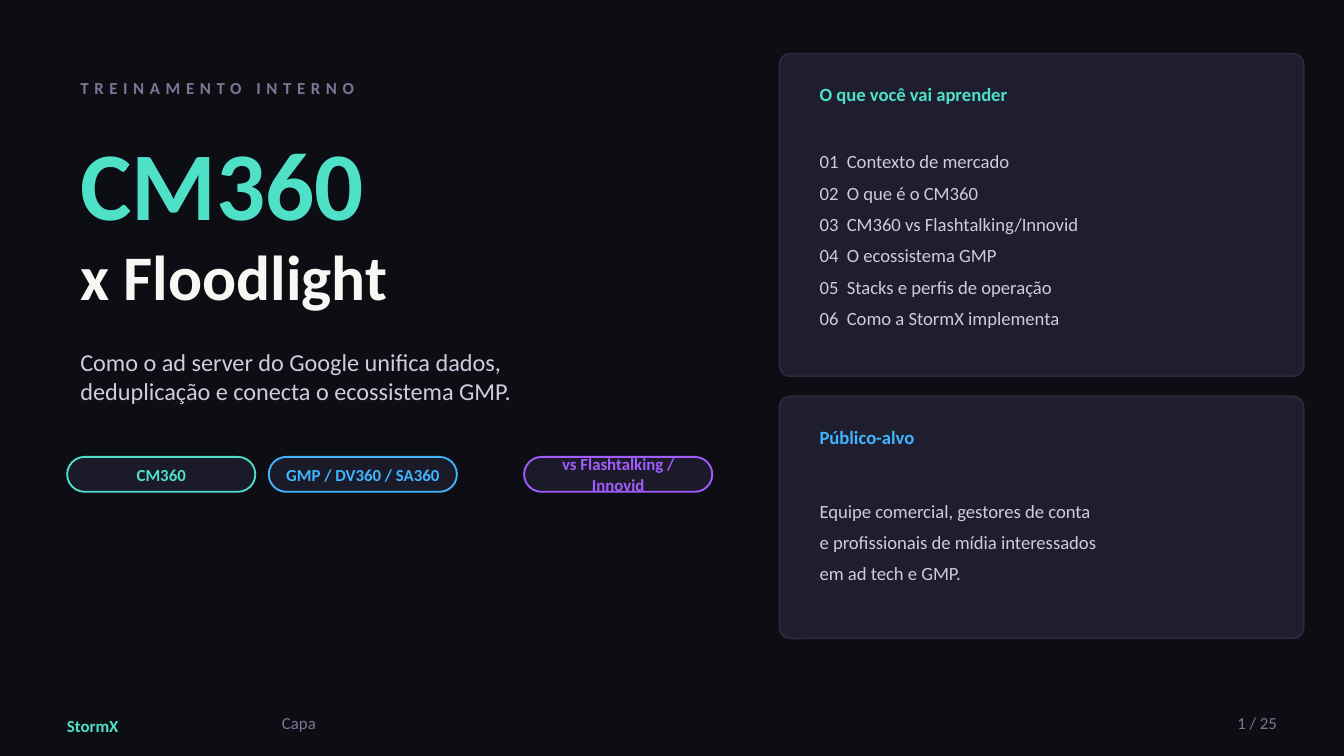
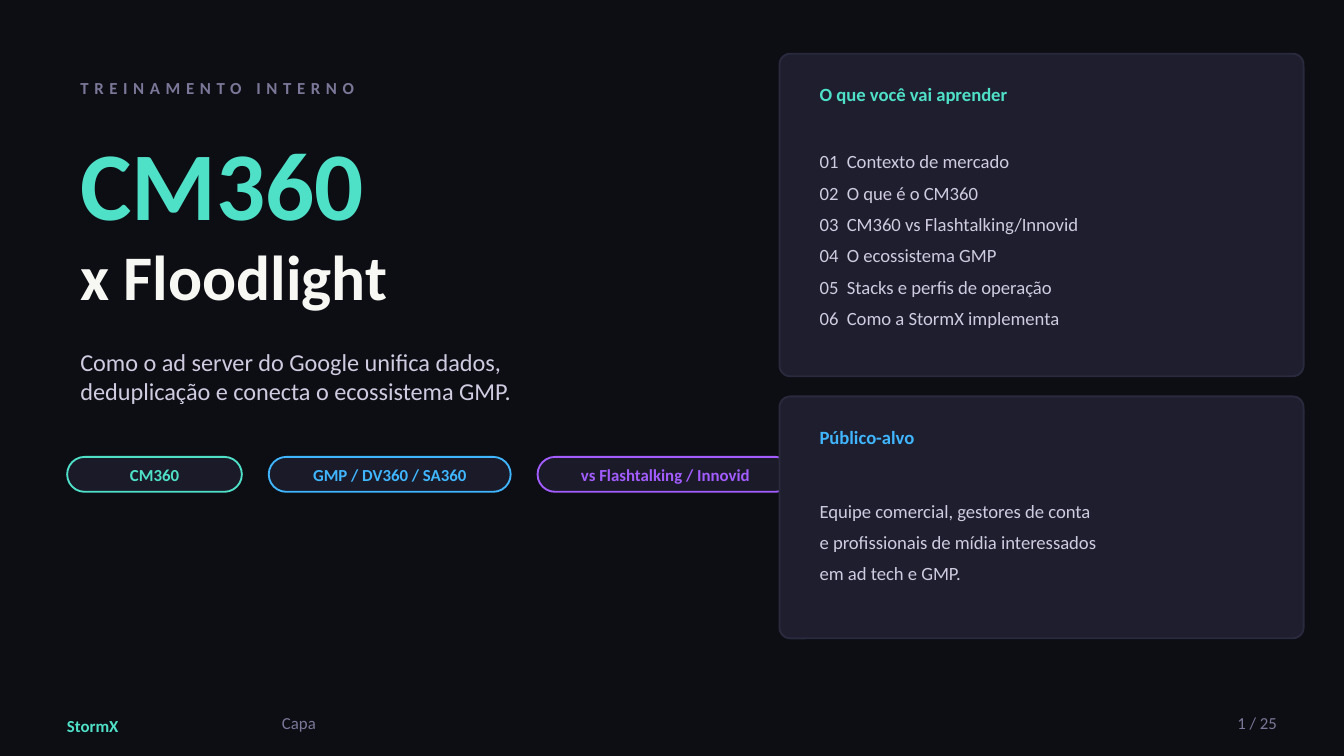
Before and after one commit to falssp/Projeto-NC, a slide deck: slide 1 of Treinamentos/CM360XFT-IN/StormX_-_CM360xFTIN_v01.pptx. Drawn at 1344x756 pixels with LibreOffice and Linux fonts; fonts in the diff are those of the drawing. Boxes give left, top, right and bottom in pixels: in the first picture for what was removed or moved away, otherwise in the second. Text is boxed around its words. In the diff, an @@ line names an element or a change of style, - is before the commit and + after.

```diff
--- a/Treinamentos/CM360XFT-IN/StormX_-_CM360xFTIN_v01.pptx
+++ b/Treinamentos/CM360XFT-IN/StormX_-_CM360xFTIN_v01.pptx
@@ text "CM360": place and size @@
-text "CM360" at bbox=[137, 469, 186, 481]
+text "CM360" at bbox=[130, 469, 179, 481]
@@ rounded rectangle: place and size @@
-rounded rectangle at bbox=[67, 457, 255, 492]
+rounded rectangle at bbox=[67, 457, 242, 492]
@@ text "GMP / DV360 / SA360": place and size @@
-text "GMP / DV360 / SA360" at bbox=[286, 469, 439, 481]
+text "GMP / DV360 / SA360" at bbox=[313, 469, 466, 481]
@@ rounded rectangle: place and size @@
-rounded rectangle at bbox=[269, 457, 457, 492]
+rounded rectangle at bbox=[269, 457, 511, 492]
@@ text "vs Flashtalking / Innovid" rewrapped from bbox=[562, 457, 663, 493] to bbox=[581, 469, 750, 484] @@
@@ rounded rectangle: place and size @@
-rounded rectangle at bbox=[524, 457, 712, 492]
+rounded rectangle at bbox=[538, 457, 793, 492]
```
Also in this commit, not shown: 1 other file.
